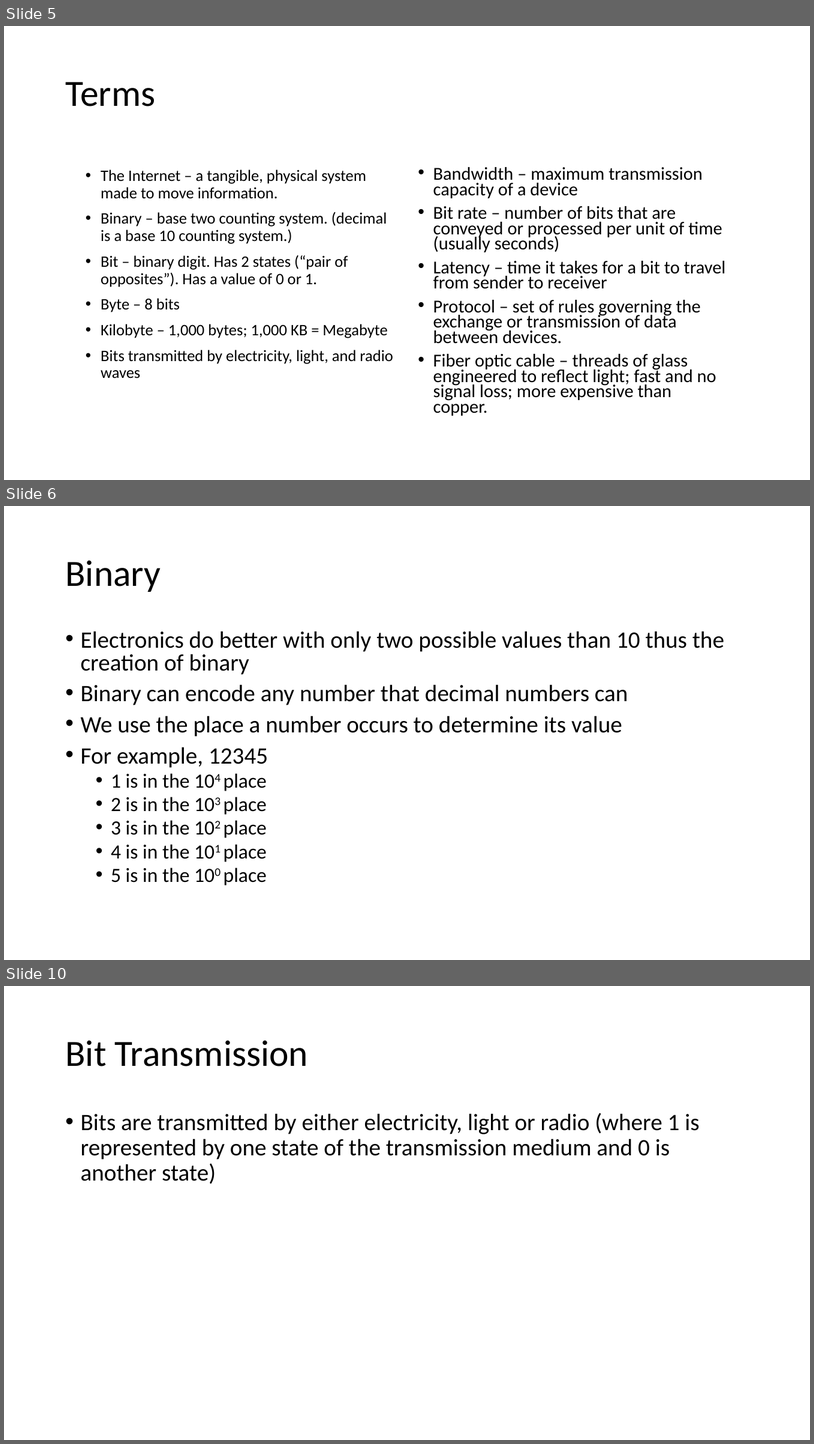
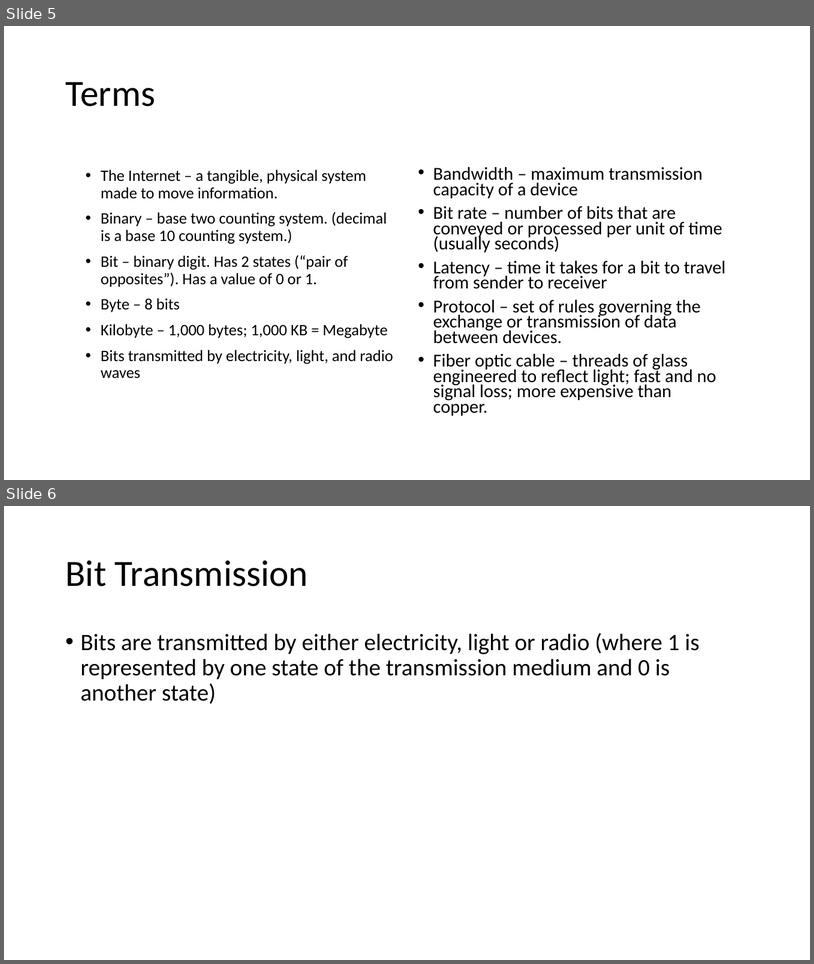
Before and after one commit to amora479/website, a slide deck: content/bju/cps105/lectures/ppt-downloads/lec4.pptx. Shown one above the other, each under a label of ours: slides 5, 6 and 10 before the commit, slides 5 and 6 after it; the slides between them are not shown. The pictures are 814x1444 and 814x964 pixels, drawn with LibreOffice and Linux fonts; fonts in the diff are those of the drawing. Boxes give left, top, right and bottom in pixels: in the first picture for what was removed or moved away, otherwise in the second. Text is boxed around its words. In the diff, an @@ line names an element or a change of style, - is before the commit and + after.

Commit message:
updates

```diff
--- a/content/bju/cps105/lectures/ppt-downloads/lec4.pptx
+++ b/content/bju/cps105/lectures/ppt-downloads/lec4.pptx
@@ slide 6 removed at [4,506,810,960], background #FFFFFF @@
@@ title removed at [65,560,161,592] @@
-Binary
@@ text removed at [81,631,725,885] @@
-• Electronics do better with only two possible values than 10 thus the creation of binary
-• Binary can encode any number that decimal numbers can
-• We use the place a number occurs to determine its value
-• For example, 12345
-  • 1 is in the 104 place
-  • 2 is in the 103 place
-  • 3 is in the 102 place
-  • 4 is in the 101 place
-  • 5 is in the 100 place
@@ what was slide 10 is now slide 6 @@
```
Also in this commit, not shown: 3 other slides removed.
